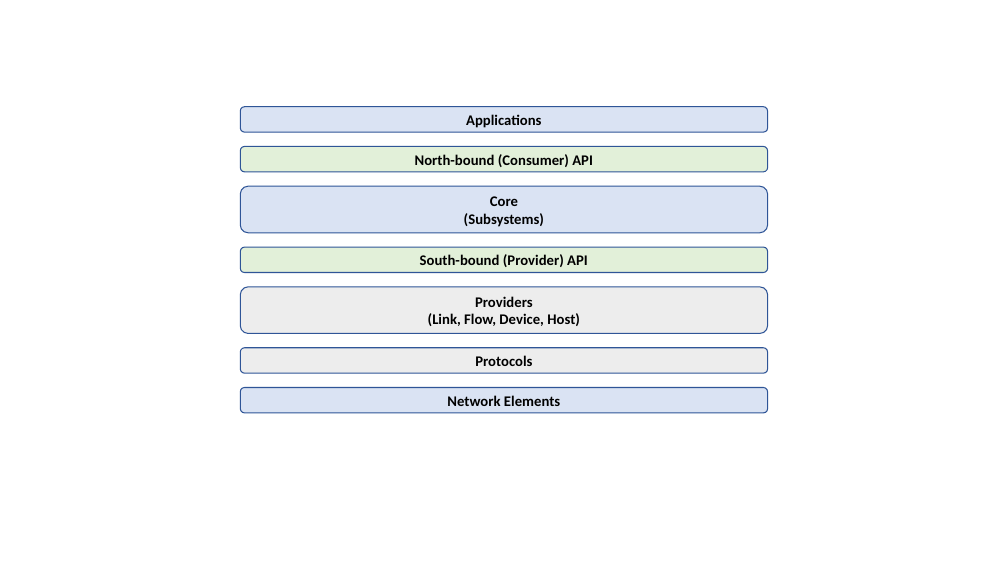
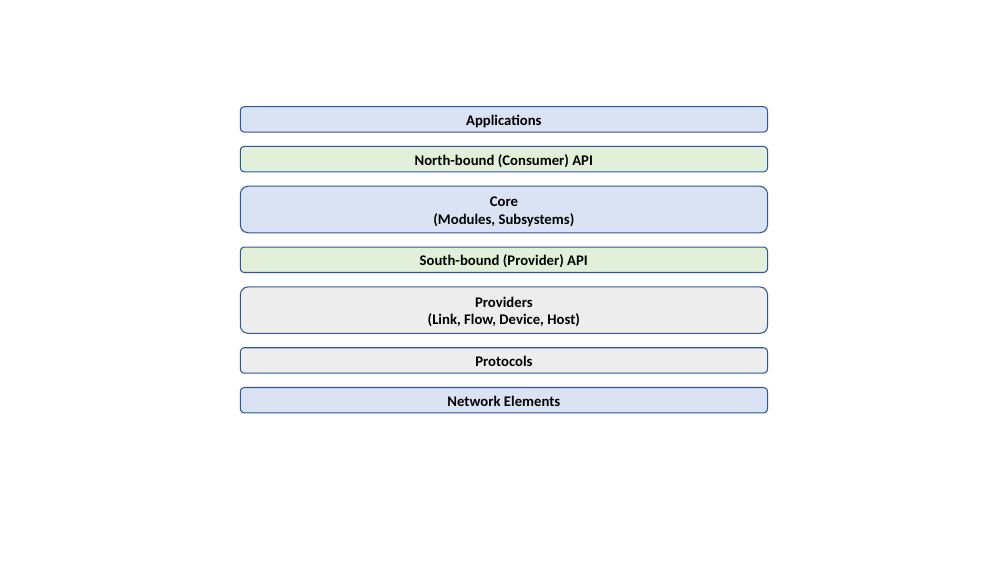
Before and after one commit to harshal-vaze/Software-Defined-Networking-with-ONOS, a slide deck: slide 5 of Content/Diagrams.pptx. Drawn at 1008x567 pixels with LibreOffice and Linux fonts; fonts in the diff are those of the drawing. Boxes give left, top, right and bottom in pixels: in the first picture for what was removed or moved away, otherwise in the second. Text is boxed around its words. In the diff, an @@ line names an element or a change of style, - is before the commit and + after.

```diff
--- a/Content/Diagrams.pptx
+++ b/Content/Diagrams.pptx
@@ text in rounded rectangle at [433, 213, 575, 227]: text changed @@
-(Subsystems)
+(Modules, Subsystems)
```
Also in this commit, not shown: 2 other slides changed, 5 other files.
